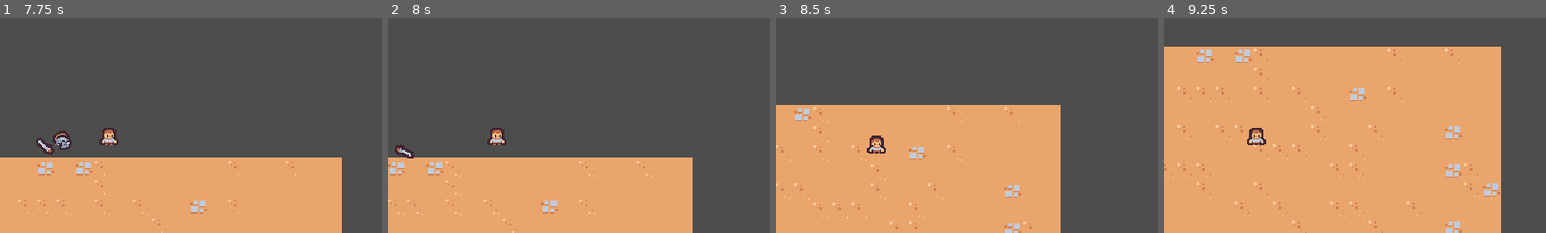
Above: before the commit, frames 1-4 (left to right).
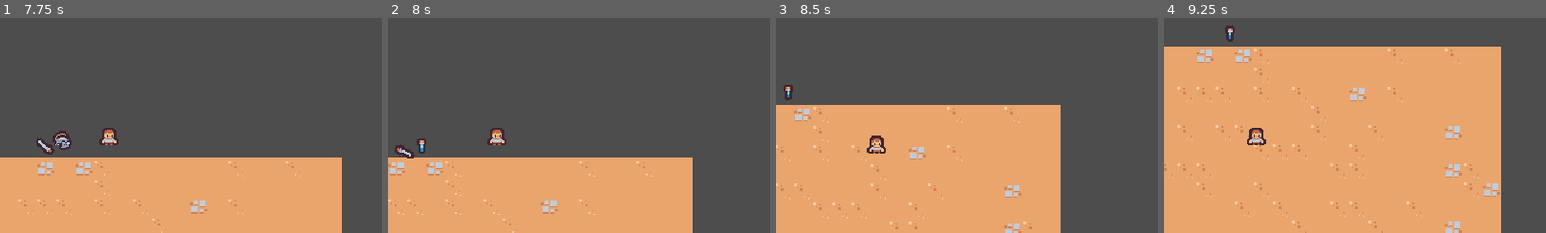
Above: after the commit, the same moments.

Repository: river-zero/FakepireSurvivors
Game: Godot game, scene res://scene/main/main.tscn
Same seed, same stepped clock (60 frames per second), same inputs: the game is played once before the commit and once after it.
Inputs:
- Up to frame 1 (7.75 s): hold W (move_up) 0.53-2.03 s; hold A (move_left) 2.03-3.53 s; hold S (move_down) 3.53-4.28 s; hold D (move_right) 4.28-5.03 s; hold W (move_up) 5.03-5.78 s; hold D (move_right) from 5.78 s (still down)
- Up to frame 2 (8 s): keep holding D (move_right)
- Up to frame 3 (8.5 s): release D (move_right) at 8.03 s; hold S (move_down) from 8.03 s (still down)
- Up to frame 4 (9.25 s): release S (move_down) at 8.78 s; hold A (move_left) from 8.78 s (still down)
The pictures show only the part of the screen within x 37-87%, y 20-70%; the shares and areas given below are measured in that part.

Frame 1 is identical in both runs. In frame 2, 0.1% of the frame differs, in the area x 7-10%, y 56-64%; in frame 3, 0.2%; in frame 4, 0.2%, in the area x 16-19%, y 3-12%.

Commit message:
추가: 적 사망 시 .5 확률로 물약 스폰

Diff:
--- a/project.godot
+++ b/project.godot
@@ -14,6 +14,10 @@
 run/main_scene="res://scene/main/main.tscn"
 config/features=PackedStringArray("4.2", "Forward Plus")
 config/icon="res://icon.svg"
+
+[autoload]
+
+GameEvent="*res://scene/autoload/game_event.tscn"
 
 [debug]
 
@@ -56,6 +60,7 @@
 2d_physics/layer_2="Player"
 2d_physics/layer_3="Enemy"
 2d_physics/layer_4="EnemyCollision"
+2d_physics/layer_5="PlayerPickup"
 
 [rendering]
 
--- /dev/null
+++ b/scene/autoload/game_event.gd
@@ -0,0 +1,6 @@
+extends Node
+
+signal experience_vial_collected(number: float)
+
+func emit_experience_vial_collected(number: float):
+	experience_vial_collected.emit(number)
--- /dev/null
+++ b/scene/autoload/game_event.tscn
@@ -0,0 +1,6 @@
+[gd_scene load_steps=2 format=3 uid="uid://fojcffdrf7v7"]
+
+[ext_resource type="Script" path="res://scene/autoload/game_event.gd" id="1_3vgnq"]
+
+[node name="GameEvent" type="Node"]
+script = ExtResource("1_3vgnq")
--- a/scene/basic_enemy/basic_enemy.tscn
+++ /dev/null
@@ -1,32 +0,0 @@
-[gd_scene load_steps=5 format=3 uid="uid://6opkj4grn7va"]
-
-[ext_resource type="Texture2D" uid="uid://dg3h13ae4nh6x" path="res://scene/basic_enemy/basic_enemy.png" id="1_747r8"]
-[ext_resource type="Script" path="res://scene/basic_enemy/basic_enemy.gd" id="1_ljc1s"]
-
-[sub_resource type="CircleShape2D" id="CircleShape2D_kuywg"]
-radius = 12.0
-
-[sub_resource type="CircleShape2D" id="CircleShape2D_oougs"]
-
-[node name="BasicEnemy" type="CharacterBody2D" groups=["enemy"]]
-collision_layer = 8
-collision_mask = 9
-motion_mode = 1
-script = ExtResource("1_ljc1s")
-
-[node name="Area2D" type="Area2D" parent="."]
-collision_layer = 0
-collision_mask = 4
-
-[node name="CollisionShape2D" type="CollisionShape2D" parent="Area2D"]
-position = Vector2(0, -5)
-shape = SubResource("CircleShape2D_kuywg")
-
-[node name="Sprite2D" type="Sprite2D" parent="."]
-texture = ExtResource("1_747r8")
-offset = Vector2(0, -4)
-
-[node name="CollisionShape2D" type="CollisionShape2D" parent="."]
-position = Vector2(0, -5)
-scale = Vector2(0.5, 0.5)
-shape = SubResource("CircleShape2D_oougs")
--- /dev/null
+++ b/scene/component/health_component.gd
@@ -0,0 +1,19 @@
+extends Node
+class_name HealthComponent
+
+signal died
+
+@export var max_health: float = 10
+var current_health
+
+func _ready():
+	current_health = max_health
+
+func damage(damage_amount: float):
+	current_health = max(current_health - damage_amount, 0)
+	Callable(check_death).call_deferred()
+
+func check_death():
+	if (current_health == 0):
+		died.emit()
+		owner.queue_free()
--- /dev/null
+++ b/scene/component/health_component.tscn
@@ -0,0 +1,6 @@
+[gd_scene load_steps=2 format=3 uid="uid://da758g1v4sf3m"]
+
+[ext_resource type="Script" path="res://scene/component/health_component.gd" id="1_dvdr6"]
+
+[node name="HealthComponent" type="Node"]
+script = ExtResource("1_dvdr6")
--- /dev/null
+++ b/scene/component/vial_drop_component.gd
@@ -0,0 +1,23 @@
+extends Node
+
+@export_range(0, 1) var drop_percent: float = .5
+@export var health_component: Node
+@export var vial_scene: PackedScene
+
+func _ready():
+	(health_component as HealthComponent).died.connect(on_died)
+
+func on_died():
+	if randf() > drop_percent:
+		return
+
+	if vial_scene == null:
+		return
+
+	if not owner is Node2D:
+		return
+
+	var spawn_position = (owner as Node2D).global_position
+	var vial_instance = vial_scene.instantiate() as Node2D
+	owner.get_parent().add_child(vial_instance)
+	vial_instance.global_position = spawn_position
--- /dev/null
+++ b/scene/component/vial_drop_component.tscn
@@ -0,0 +1,6 @@
+[gd_scene load_steps=2 format=3 uid="uid://dnskr0mu1gh0n"]
+
+[ext_resource type="Script" path="res://scene/component/vial_drop_component.gd" id="1_ruyhn"]
+
+[node name="VialDropComponent" type="Node"]
+script = ExtResource("1_ruyhn")
--- a/scene/basic_enemy/basic_enemy.gd
+++ b/scene/game_object/basic_enemy/basic_enemy.gd
@@ -1,6 +1,8 @@
 extends CharacterBody2D
 
 const MAX_SPEED = 40
+
+@onready var health_component: HealthComponent = $HealthComponent
 
 func _ready():
 	$Area2D.area_entered.connect(on_area_entered)
@@ -17,4 +19,4 @@
 	return Vector2.ZERO
 
 func on_area_entered(other_area: Area2D):
-	queue_free()
+	health_component.damage(100)
--- /dev/null
+++ b/scene/game_object/basic_enemy/basic_enemy.tscn
@@ -0,0 +1,41 @@
+[gd_scene load_steps=8 format=3 uid="uid://6opkj4grn7va"]
+
+[ext_resource type="Texture2D" uid="uid://dg3h13ae4nh6x" path="res://scene/game_object/basic_enemy/basic_enemy.png" id="1_747r8"]
+[ext_resource type="Script" path="res://scene/game_object/basic_enemy/basic_enemy.gd" id="1_ljc1s"]
+[ext_resource type="PackedScene" uid="uid://da758g1v4sf3m" path="res://scene/component/health_component.tscn" id="2_ev1b8"]
+[ext_resource type="PackedScene" uid="uid://dnskr0mu1gh0n" path="res://scene/component/vial_drop_component.tscn" id="3_74rbu"]
+[ext_resource type="PackedScene" uid="uid://bdcqk43f0t1bx" path="res://scene/game_object/experience_vial/experience_vial.tscn" id="4_djlqj"]
+
+[sub_resource type="CircleShape2D" id="CircleShape2D_kuywg"]
+radius = 12.0
+
+[sub_resource type="CircleShape2D" id="CircleShape2D_oougs"]
+
+[node name="BasicEnemy" type="CharacterBody2D" groups=["enemy"]]
+collision_layer = 8
+collision_mask = 9
+motion_mode = 1
+script = ExtResource("1_ljc1s")
+
+[node name="HealthComponent" parent="." instance=ExtResource("2_ev1b8")]
+
+[node name="VialDropComponent" parent="." node_paths=PackedStringArray("health_component") instance=ExtResource("3_74rbu")]
+vial_scene = ExtResource("4_djlqj")
+health_component = NodePath("../HealthComponent")
+
+[node name="Area2D" type="Area2D" parent="."]
+collision_layer = 0
+collision_mask = 4
+
+[node name="CollisionShape2D" type="CollisionShape2D" parent="Area2D"]
+position = Vector2(0, -5)
+shape = SubResource("CircleShape2D_kuywg")
+
+[node name="Sprite2D" type="Sprite2D" parent="."]
+texture = ExtResource("1_747r8")
+offset = Vector2(0, -4)
+
+[node name="CollisionShape2D" type="CollisionShape2D" parent="."]
+position = Vector2(0, -5)
+scale = Vector2(0.5, 0.5)
+shape = SubResource("CircleShape2D_oougs")
--- /dev/null
+++ b/scene/game_object/experience_vial/experience_vial.gd
@@ -0,0 +1,8 @@
+extends Node2D
+
+func _ready():
+	$Area2D.area_entered.connect(on_area_entered)
+
+func on_area_entered(other_area: Area2D):
+	GameEvent.emit_experience_vial_collected(1)
+	queue_free()
--- /dev/null
+++ b/scene/game_object/experience_vial/experience_vial.tscn
@@ -0,0 +1,20 @@
+[gd_scene load_steps=4 format=3 uid="uid://bdcqk43f0t1bx"]
+
+[ext_resource type="Texture2D" uid="uid://bsayrmr380u6v" path="res://scene/game_object/experience_vial/experience_vial.png" id="1_jjs8q"]
+[ext_resource type="Script" path="res://scene/game_object/experience_vial/experience_vial.gd" id="1_ufq3o"]
+
+[sub_resource type="CircleShape2D" id="CircleShape2D_b7qb6"]
+radius = 16.0
+
+[node name="ExperienceVial" type="Node2D"]
+script = ExtResource("1_ufq3o")
+
+[node name="Area2D" type="Area2D" parent="."]
+collision_layer = 0
+collision_mask = 16
+
+[node name="CollisionShape2D" type="CollisionShape2D" parent="Area2D"]
+shape = SubResource("CircleShape2D_b7qb6")
+
+[node name="Sprite2D" type="Sprite2D" parent="."]
+texture = ExtResource("1_jjs8q")
--- a/scene/game_camera/game_camera.tscn
+++ b/scene/game_object/game_camera/game_camera.tscn
@@ -1,6 +1,6 @@
 [gd_scene load_steps=2 format=3 uid="uid://dmohj5ifoxdif"]
 
-[ext_resource type="Script" path="res://scene/game_camera/game_camera.gd" id="1_lo3p6"]
+[ext_resource type="Script" path="res://scene/game_object/game_camera/game_camera.gd" id="1_lo3p6"]
 
 [node name="GameCamera" type="Camera2D"]
 script = ExtResource("1_lo3p6")
--- a/scene/player/player.tscn
+++ b/scene/game_object/player/player.tscn
@@ -1,8 +1,11 @@
-[gd_scene load_steps=5 format=3 uid="uid://dx74shwcvpu82"]
+[gd_scene load_steps=6 format=3 uid="uid://dx74shwcvpu82"]
 
-[ext_resource type="Texture2D" uid="uid://bnwypkvplc602" path="res://scene/player/player.png" id="1_8osfa"]
-[ext_resource type="Script" path="res://scene/player/player.gd" id="1_gukri"]
+[ext_resource type="Texture2D" uid="uid://bnwypkvplc602" path="res://scene/game_object/player/player.png" id="1_8osfa"]
+[ext_resource type="Script" path="res://scene/game_object/player/player.gd" id="1_gukri"]
 [ext_resource type="PackedScene" uid="uid://b6u2upxcrey52" path="res://scene/ability/sword_ability_controller/sword_ability_controller.tscn" id="2_2rwqn"]
+
+[sub_resource type="CircleShape2D" id="CircleShape2D_flxcu"]
+radius = 32.0
 
 [sub_resource type="CircleShape2D" id="CircleShape2D_2rd1d"]
 radius = 5.0
@@ -16,6 +19,14 @@
 
 [node name="SwordAbilityController" parent="AbilityManager" instance=ExtResource("2_2rwqn")]
 
+[node name="Area2D" type="Area2D" parent="."]
+collision_layer = 16
+collision_mask = 0
+
+[node name="CollisionShape2D" type="CollisionShape2D" parent="Area2D"]
+position = Vector2(0, -5)
+shape = SubResource("CircleShape2D_flxcu")
+
 [node name="Sprite2D" type="Sprite2D" parent="."]
 texture = ExtResource("1_8osfa")
 offset = Vector2(0, -8)
--- a/scene/main/main.tscn
+++ b/scene/main/main.tscn
@@ -1,11 +1,12 @@
-[gd_scene load_steps=7 format=3 uid="uid://b0axn6ns6s7qk"]
+[gd_scene load_steps=8 format=3 uid="uid://b0axn6ns6s7qk"]
 
 [ext_resource type="PackedScene" uid="uid://djcf6y67jnnv4" path="res://scene/manager/enemy_manager.tscn" id="1_3m10a"]
 [ext_resource type="TileSet" uid="uid://bn0ry303fiwis" path="res://resource/tileset.tres" id="1_4ht4l"]
-[ext_resource type="PackedScene" uid="uid://dx74shwcvpu82" path="res://scene/player/player.tscn" id="1_8rbib"]
+[ext_resource type="PackedScene" uid="uid://dx74shwcvpu82" path="res://scene/game_object/player/player.tscn" id="1_8rbib"]
 [ext_resource type="PackedScene" uid="uid://dfn7m08v7tca4" path="res://scene/ui/arena_time_ui.tscn" id="1_bt7ad"]
-[ext_resource type="PackedScene" uid="uid://dmohj5ifoxdif" path="res://scene/game_camera/game_camera.tscn" id="1_ca2vl"]
+[ext_resource type="PackedScene" uid="uid://dmohj5ifoxdif" path="res://scene/game_object/game_camera/game_camera.tscn" id="1_ca2vl"]
 [ext_resource type="PackedScene" uid="uid://d2uver3d4ytsj" path="res://scene/manager/arena_time_manager.tscn" id="2_ktbfb"]
+[ext_resource type="PackedScene" uid="uid://nqicyhgdwmkp" path="res://scene/manager/experience_manager.tscn" id="4_bqu3s"]
 
 [node name="Main" type="Node"]
 
@@ -16,6 +17,8 @@
 
 [node name="EnemyManager" parent="." instance=ExtResource("1_3m10a")]
 
+[node name="ExperienceManager" parent="." instance=ExtResource("4_bqu3s")]
+
 [node name="GameCamera" parent="." instance=ExtResource("1_ca2vl")]
 
 [node name="TileMap" type="TileMap" parent="."]
--- a/scene/manager/enemy_manager.tscn
+++ b/scene/manager/enemy_manager.tscn
@@ -1,7 +1,7 @@
 [gd_scene load_steps=3 format=3 uid="uid://djcf6y67jnnv4"]
 
 [ext_resource type="Script" path="res://scene/manager/enemy_manager.gd" id="1_qppnf"]
-[ext_resource type="PackedScene" uid="uid://6opkj4grn7va" path="res://scene/basic_enemy/basic_enemy.tscn" id="2_5dt7m"]
+[ext_resource type="PackedScene" uid="uid://6opkj4grn7va" path="res://scene/game_object/basic_enemy/basic_enemy.tscn" id="2_5dt7m"]
 
 [node name="EnemyManager" type="Node"]
 script = ExtResource("1_qppnf")
--- /dev/null
+++ b/scene/manager/experience_manager.gd
@@ -0,0 +1,13 @@
+extends Node
+
+var current_experience = 0
+
+func _ready():
+	GameEvent.experience_vial_collected.connect(on_experience_vial_collected)
+
+func increment_experience(number: float):
+	current_experience += number
+	print(current_experience)
+
+func on_experience_vial_collected(number: float):
+	increment_experience(number)
--- /dev/null
+++ b/scene/manager/experience_manager.tscn
@@ -0,0 +1,6 @@
+[gd_scene load_steps=2 format=3 uid="uid://nqicyhgdwmkp"]
+
+[ext_resource type="Script" path="res://scene/manager/experience_manager.gd" id="1_m5gyp"]
+
+[node name="ExperienceManager" type="Node"]
+script = ExtResource("1_m5gyp")
Renamed: scene/basic_enemy/basic_enemy.png -> scene/game_object/basic_enemy/basic_enemy.png
Not shown, changed: scene/game_object/basic_enemy/basic_enemy.png.import
Binary file added: scene/game_object/experience_vial/experience_vial.png
Not shown, changed: scene/game_object/experience_vial/experience_vial.png.import
Renamed: scene/game_camera/game_camera.gd -> scene/game_object/game_camera/game_camera.gd
Renamed: scene/player/player.gd -> scene/game_object/player/player.gd
Renamed: scene/player/player.png -> scene/game_object/player/player.png
Not shown, added: scene/game_object/player/player.png.import
